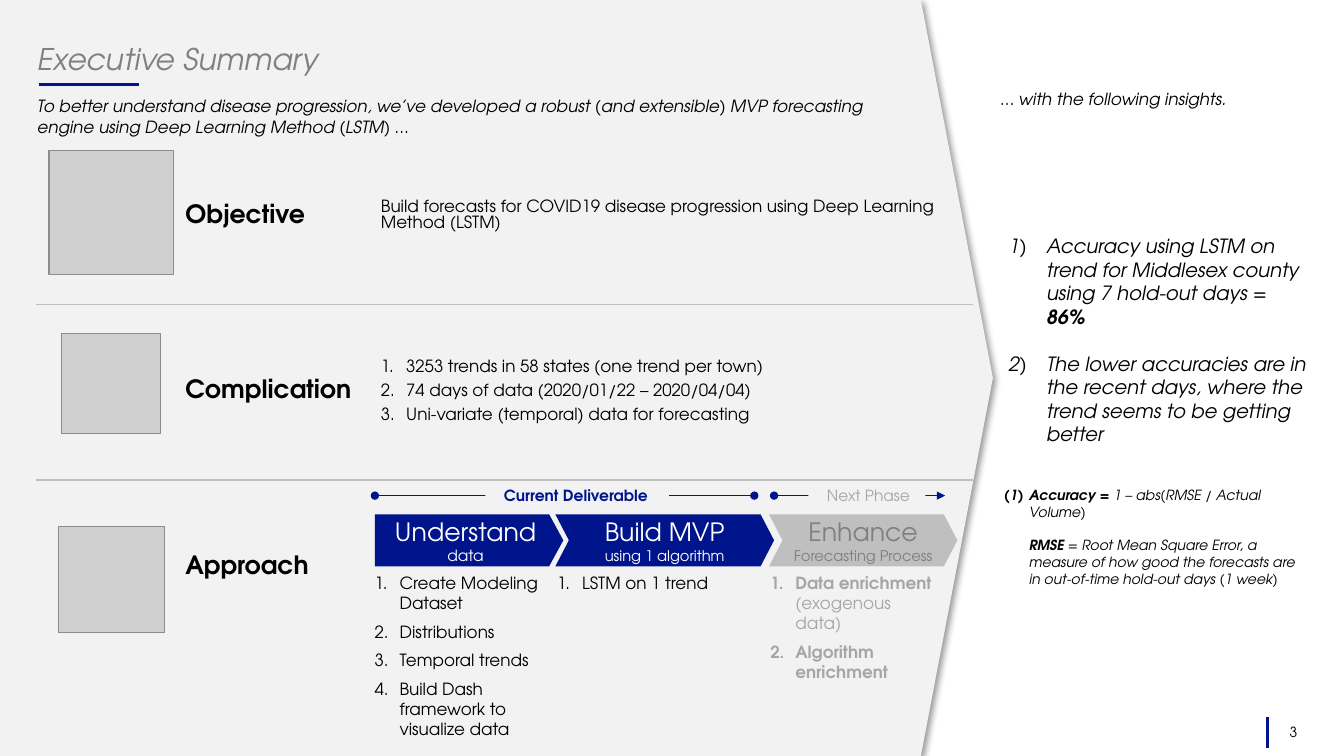
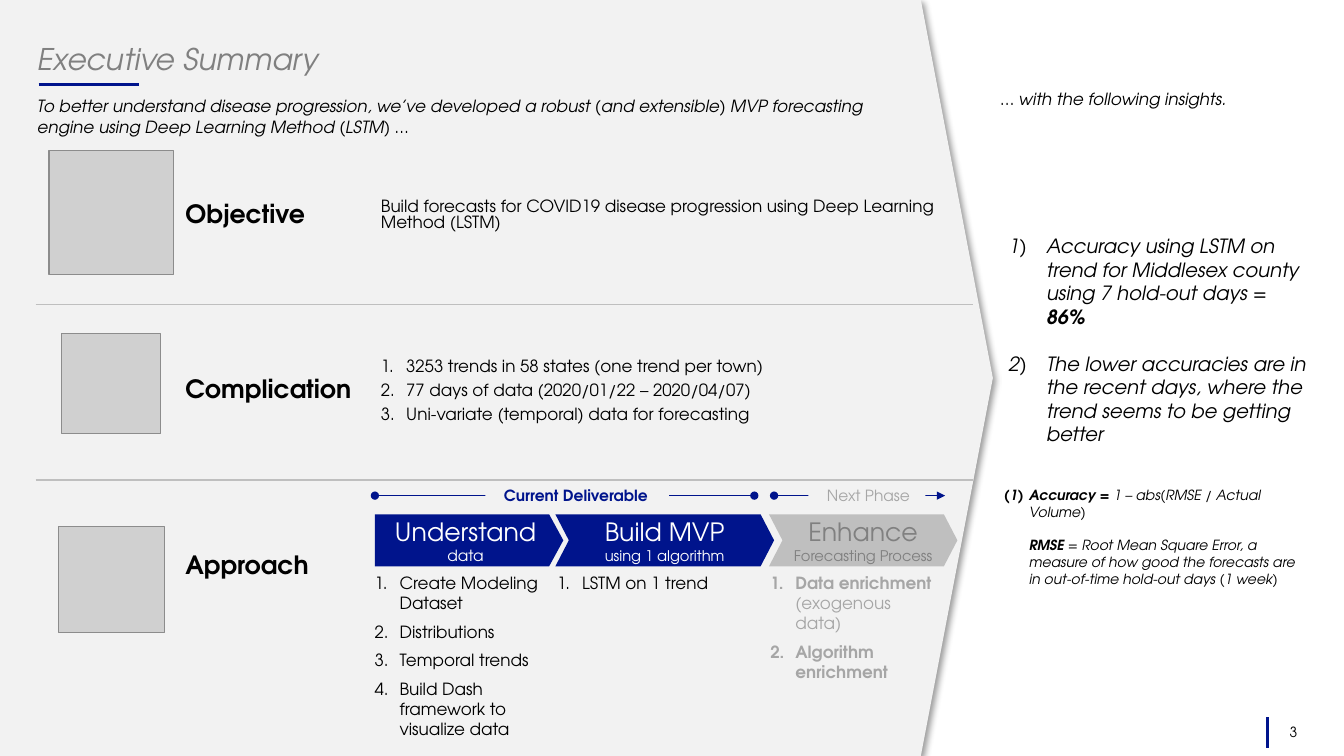
Before and after one commit to vckolla/corona, a slide deck: slide 3 of 05_corona_trend_mvp_2020_04_05_v2.pptx. Drawn at 1344x756 pixels with LibreOffice and Linux fonts; fonts in the diff are those of the drawing; grey boxes stand for pictures. Boxes give left, top, right and bottom in pixels: in the first picture for what was removed or moved away, otherwise in the second. Text is boxed around its words. In the diff, an @@ line names an element or a change of style, - is before the commit and + after.

```diff
--- a/05_corona_trend_mvp_2020_04_05_v2.pptx
+++ b/05_corona_trend_mvp_2020_04_05_v2.pptx
@@ table at (35,128,973,655) @@
-row 2, column 3: 3253 trends in 58 states (one trend per town) / 74 days of data (2020/01/22 – 2020/04/04) / Uni-variate (temporal) data for forecasting
+row 2, column 3: 3253 trends in 58 states (one trend per town) / 77 days of data (2020/01/22 – 2020/04/07) / Uni-variate (temporal) data for forecasting
```
Also in this commit, not shown: 5 other slides changed, 6 slides added, 6 slides removed, 17 other files.
